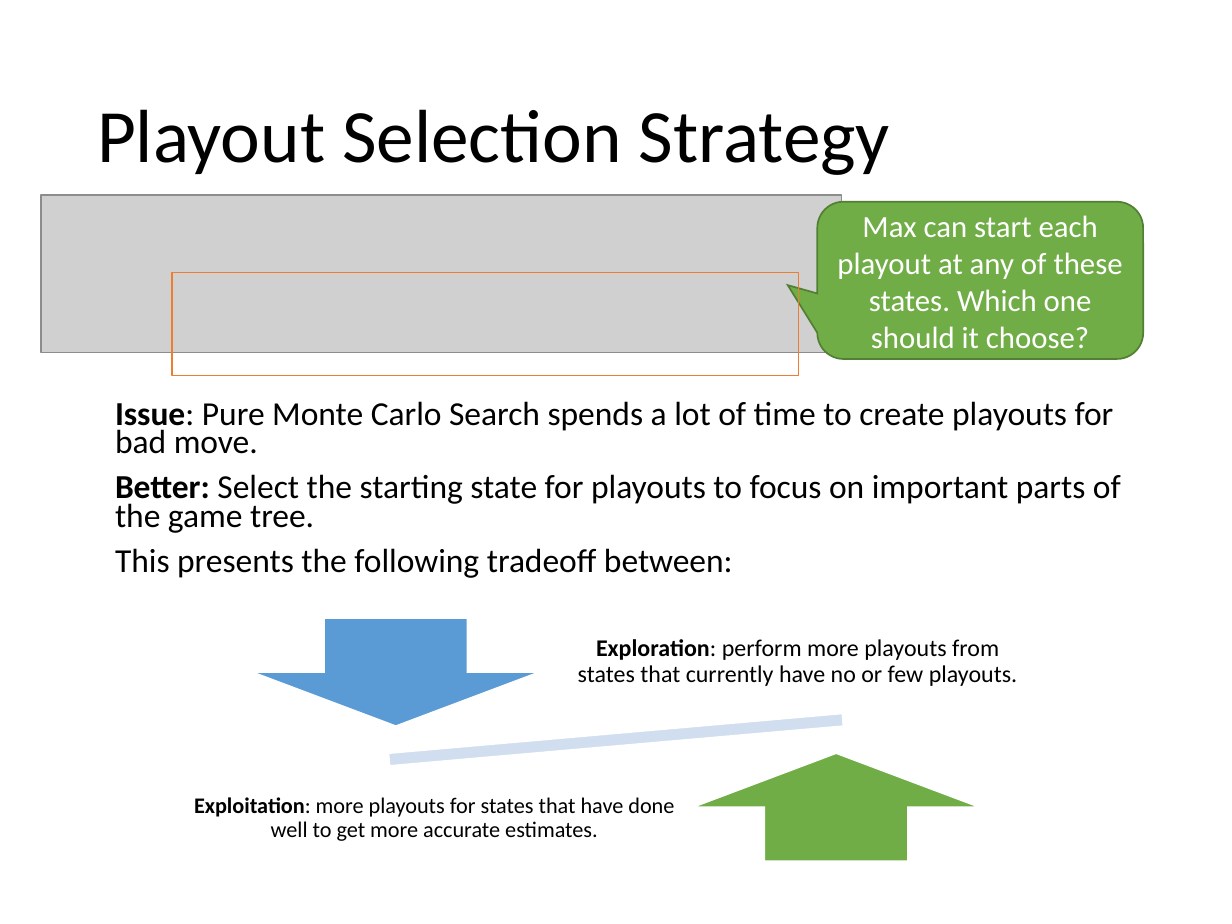
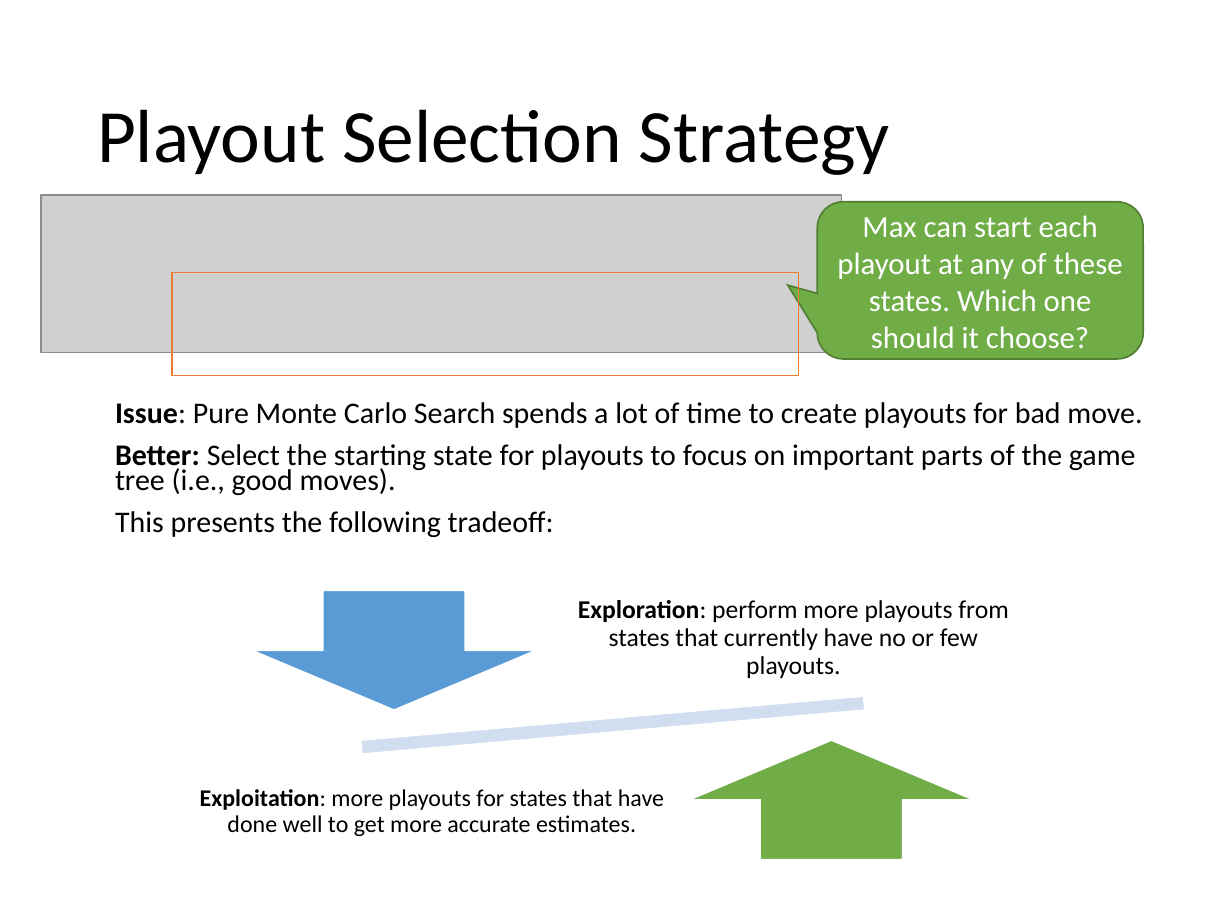
Before and after one commit to mhahsler/CS7320-AI, a slide deck: slide 34 of slides/05_games.pptx. Drawn at 1232x924 pixels with LibreOffice and Linux fonts; fonts in the diff are those of the drawing; grey boxes stand for pictures. Boxes give left, top, right and bottom in pixels: in the first picture for what was removed or moved away, otherwise in the second. Text is boxed around its words. In the diff, an @@ line names an element or a change of style, - is before the commit and + after.

```diff
--- a/slides/05_games.pptx
+++ b/slides/05_games.pptx
@@ text at (x1=115, y1=402, x2=1142, y2=428): size 19.6 to 17.5 pt in "Issue: Pure Monte Carlo Search spends a ..." @@
@@ text at (x1=115, y1=444, x2=1136, y2=537): text changed; size 19.6 to 17.5 pt @@
-Better: Select the starting state for playouts to focus on important parts of the game tree.
-This presents the following tradeoff between:
+Better: Select the starting state for playouts to focus on important parts of the game tree (i.e., good moves).
+This presents the following tradeoff:
@@ down arrow resized from (x1=253, y1=618, x2=540, y2=727) to (x1=251, y1=590, x2=537, y2=710) @@
@@ text "Exploration: perform more playouts from ..." moved from (x1=578, y1=639, x2=1017, y2=686) to (x1=578, y1=600, x2=1008, y2=678) @@
@@ text "Exploration: perform more playouts from ..." at (x1=578, y1=600, x2=1008, y2=678): size 14 to 15 pt @@
@@ math minus resized from (x1=304, y1=685, x2=926, y2=793) to (x1=268, y1=665, x2=959, y2=785) @@
@@ text "Exploitation: more playouts for states ..." moved from (x1=194, y1=797, x2=674, y2=841) to (x1=200, y1=789, x2=664, y2=836) @@
@@ text "Exploitation: more playouts for states ..." at (x1=200, y1=789, x2=664, y2=836): size 13 to 14 pt @@
@@ up arrow resized from (x1=692, y1=753, x2=979, y2=861) to (x1=689, y1=740, x2=975, y2=860) @@
```
Also in this commit, not shown: 7 other slides changed, 1 other file.
